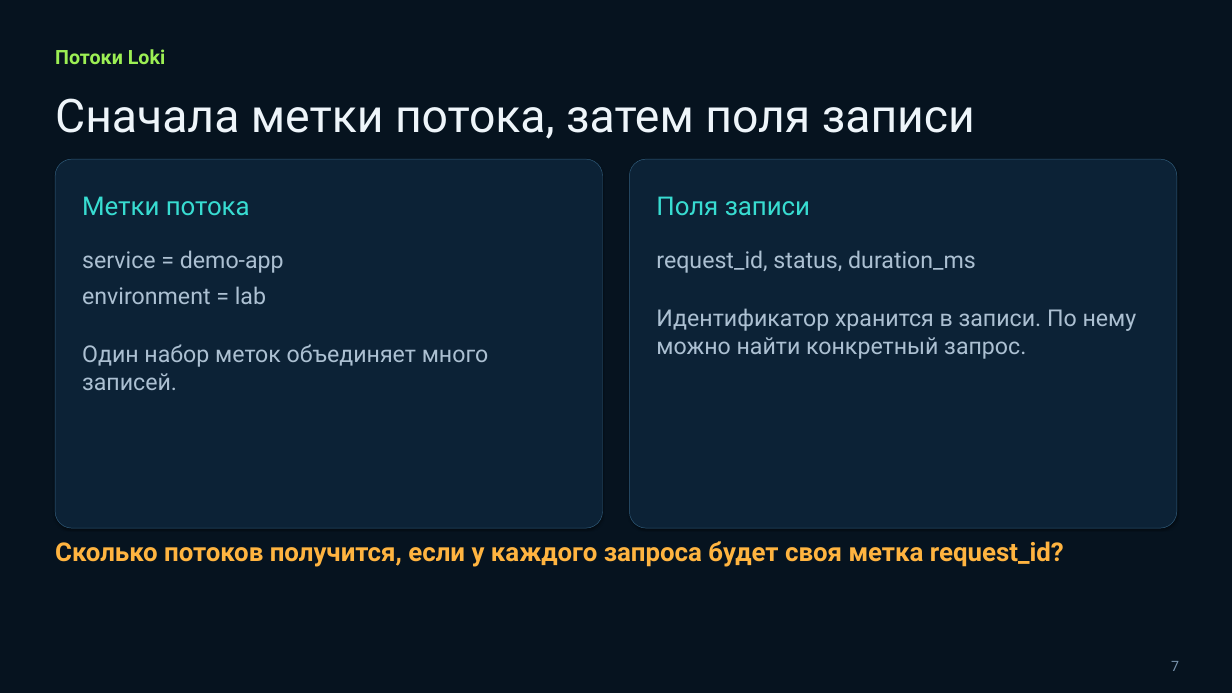
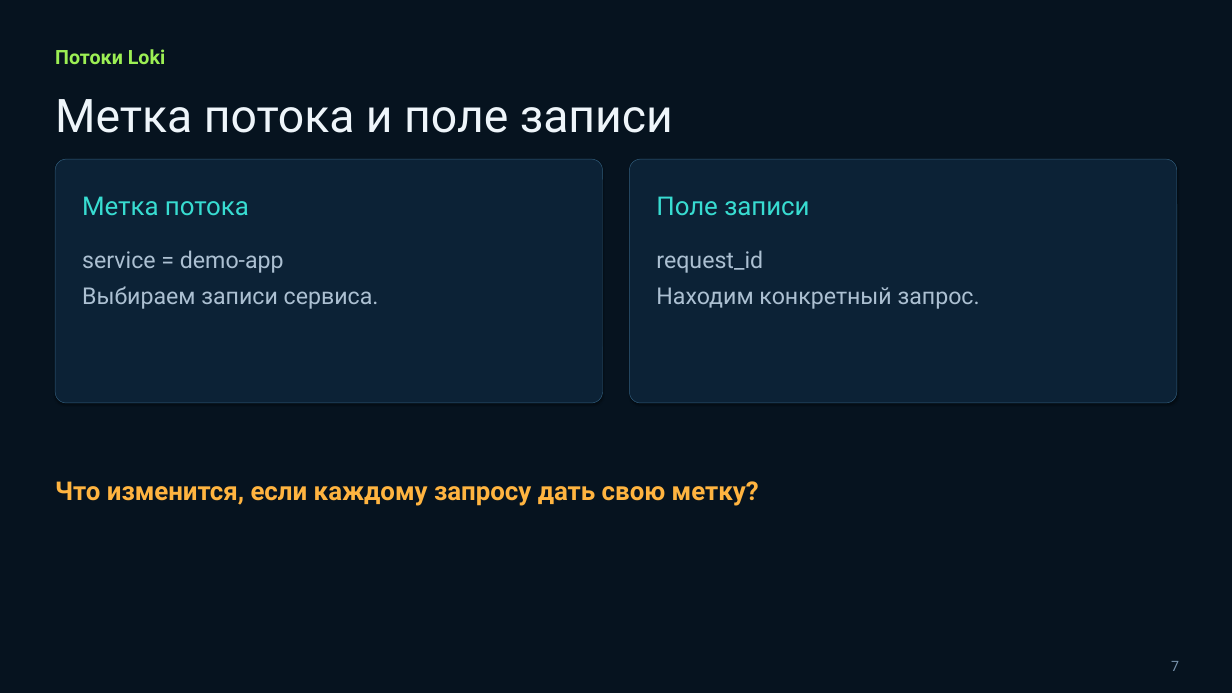
Before and after one commit to tenroman1-design/devops-lab, a slide deck: slide 7 of lesson16/Занятие 16 — Централизованное логирование.pptx. Drawn at 1232x693 pixels with LibreOffice and Linux fonts; fonts in the diff are those of the drawing. Boxes give left, top, right and bottom in pixels: in the first picture for what was removed or moved away, otherwise in the second. Text is boxed around its words. In the diff, an @@ line names an element or a change of style, - is before the commit and + after.

```diff
--- a/lesson16/Занятие 16 — Централизованное логирование.pptx
+++ b/lesson16/Занятие 16 — Централизованное логирование.pptx
@@ text at [55,99,673,133]: text changed @@
-Сначала метки потока, затем поля записи
+Метка потока и поле записи
@@ rounded rectangle: place and size @@
-rounded rectangle at [55,159,602,528]
+rounded rectangle at [55,159,602,403]
@@ rounded rectangle: place and size @@
-rounded rectangle at [629,159,1177,528]
+rounded rectangle at [629,159,1177,403]
@@ text at [82,196,249,216]: text changed @@
-Метки потока
+Метка потока
@@ text at [656,196,809,216]: text changed @@
-Поля записи
+Поле записи
@@ text at [656,250,980,309]: text changed @@
-request_id, status, duration_ms
-Идентификатор хранится в записи. По нему можно найти конкретный запрос.
+request_id
+Находим конкретный запрос.
@@ text at [82,286,379,309]: text changed @@
-environment = lab
-Один набор меток объединяет много записей.
+Выбираем записи сервиса.
@@ text at [55,481,759,506]: text changed @@
-Сколько потоков получится, если у каждого запроса будет своя метка request_id?
+Что изменится, если каждому запросу дать свою метку?
```
Also in this commit, not shown: 12 other slides changed, 1 slide added, 1 slide removed.
